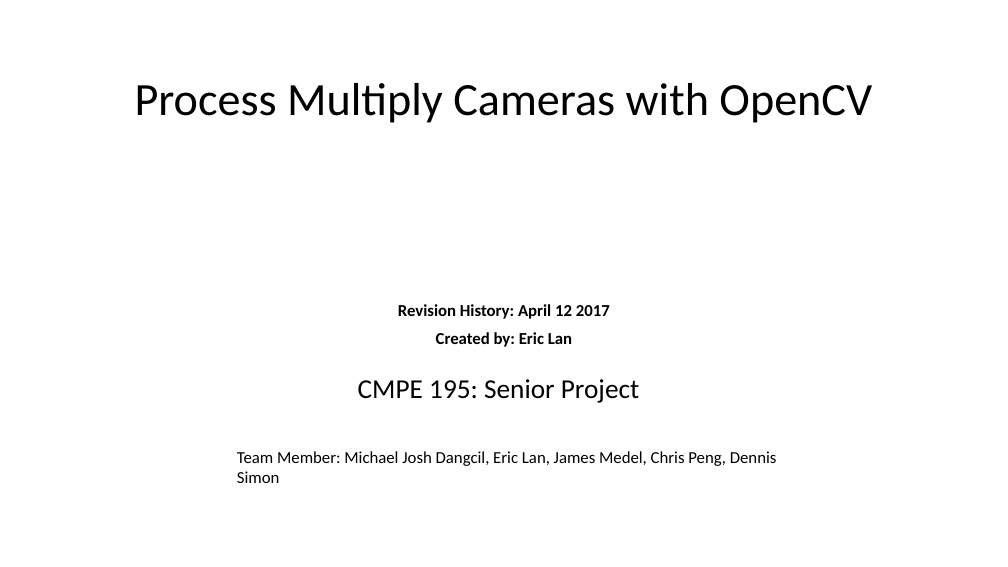
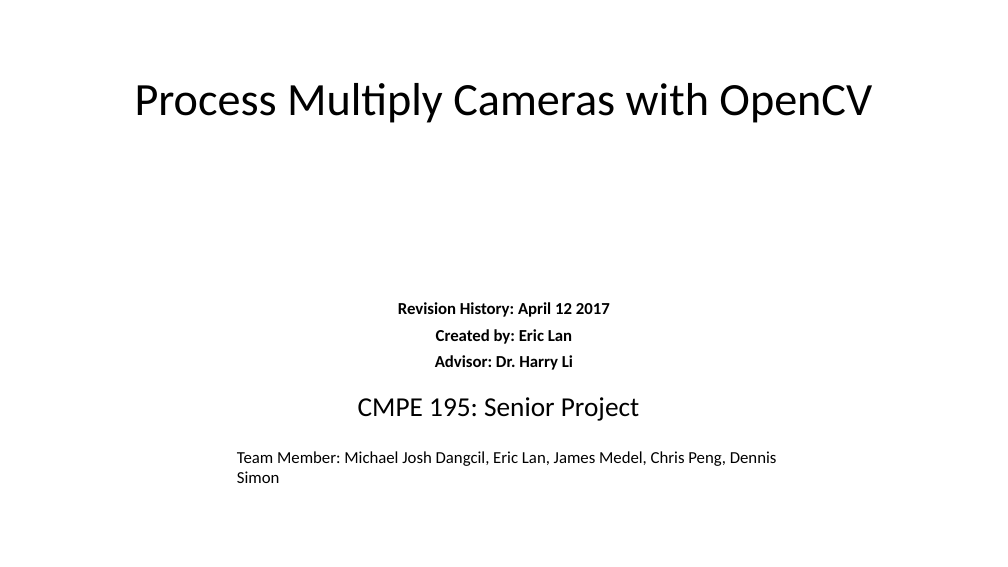
Before and after one commit to SahSih/ARStreaming360Display, a slide deck: slide 1 of slides/Multi-Cam Review.pptx. Drawn at 1008x567 pixels with LibreOffice and Linux fonts; fonts in the diff are those of the drawing. Boxes give left, top, right and bottom in pixels: in the first picture for what was removed or moved away, otherwise in the second. Text is boxed around its words. In the diff, an @@ line names an element or a change of style, - is before the commit and + after.

```diff
--- a/slides/Multi-Cam Review.pptx
+++ b/slides/Multi-Cam Review.pptx
@@ subtitle at (358,302,639,421): line spacing 0.9 to 0.8 @@
@@ subtitle at (435,355,573,370): paragraph added @@
+Advisor: Dr. Harry Li
```
